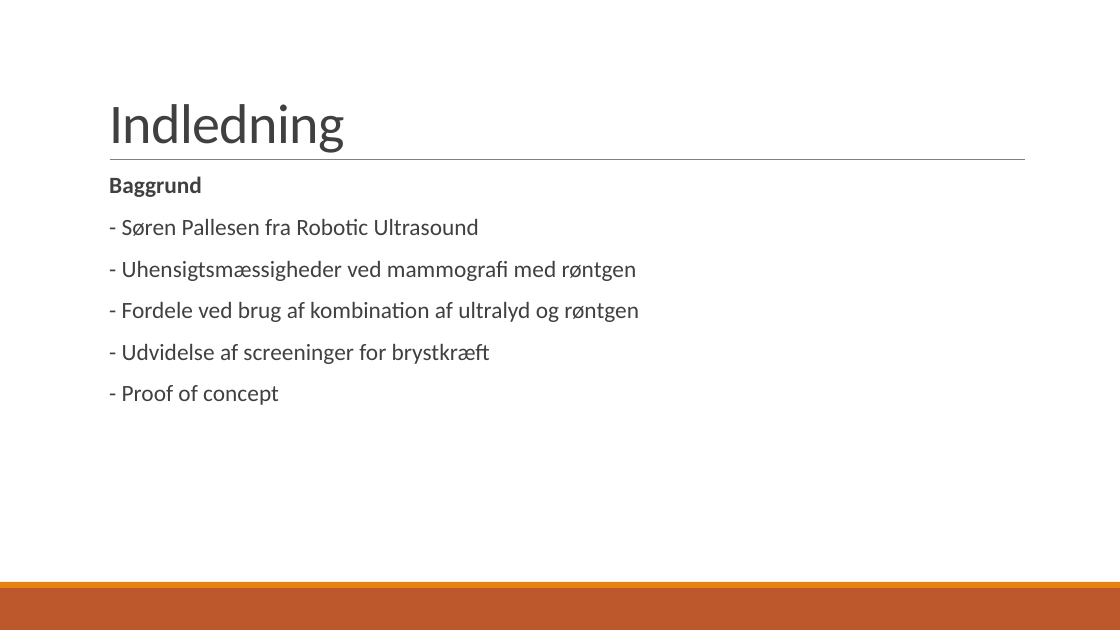
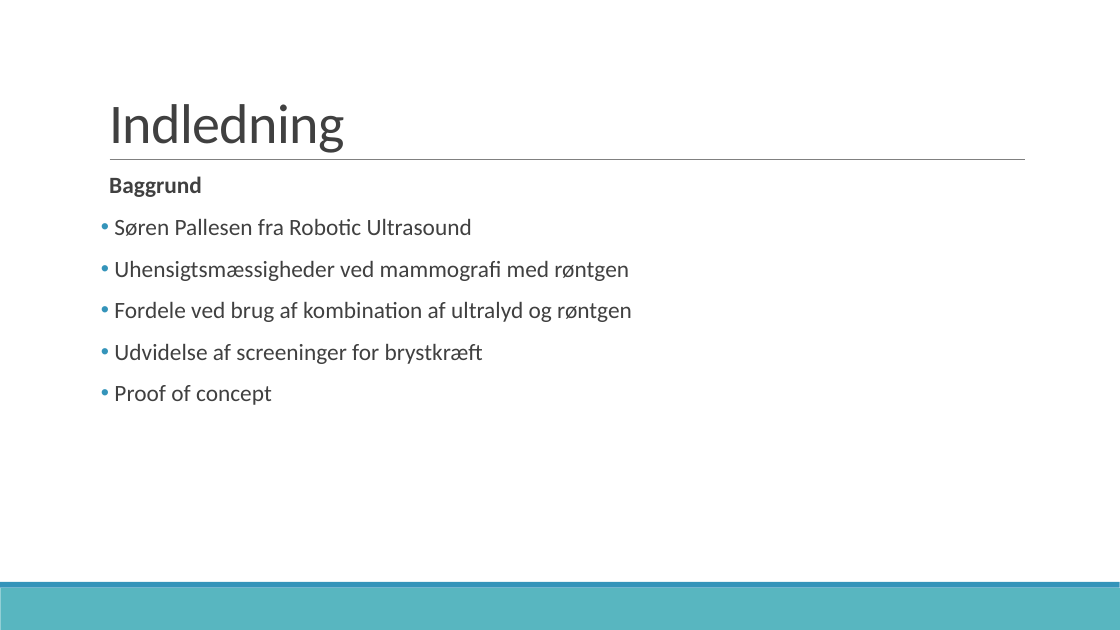
Before and after one commit to zeroregard/Automatic-Sonography, a slide deck: slide 3 of Præsentation_Eksamen.pptx. Drawn at 1120x630 pixels with LibreOffice and Linux fonts; fonts in the diff are those of the drawing. Boxes give left, top, right and bottom in pixels: in the first picture for what was removed or moved away, otherwise in the second. Text is boxed around its words. In the diff, an @@ line names an element or a change of style, - is before the commit and + after.

```diff
--- a/Præsentation_Eksamen.pptx
+++ b/Præsentation_Eksamen.pptx
@@ text at [114, 219, 632, 405]: text changed @@
-  - Søren Pallesen fra Robotic Ultrasound
-  - Uhensigtsmæssigheder ved mammografi med røntgen
-  - Fordele ved brug af kombination af ultralyd og røntgen
-  - Udvidelse af screeninger for brystkræft
-  - Proof of concept
+• Søren Pallesen fra Robotic Ultrasound
+• Uhensigtsmæssigheder ved mammografi med røntgen
+• Fordele ved brug af kombination af ultralyd og røntgen
+• Udvidelse af screeninger for brystkræft
+• Proof of concept
@@ rectangle at [0, 588, 1120, 630]: fill #BD582C to #58B6C0 @@
@@ rectangle at [0, 582, 1120, 588]: fill #E48312 to #3494BA @@
```
Also in this commit, not shown: 13 other slides changed.
